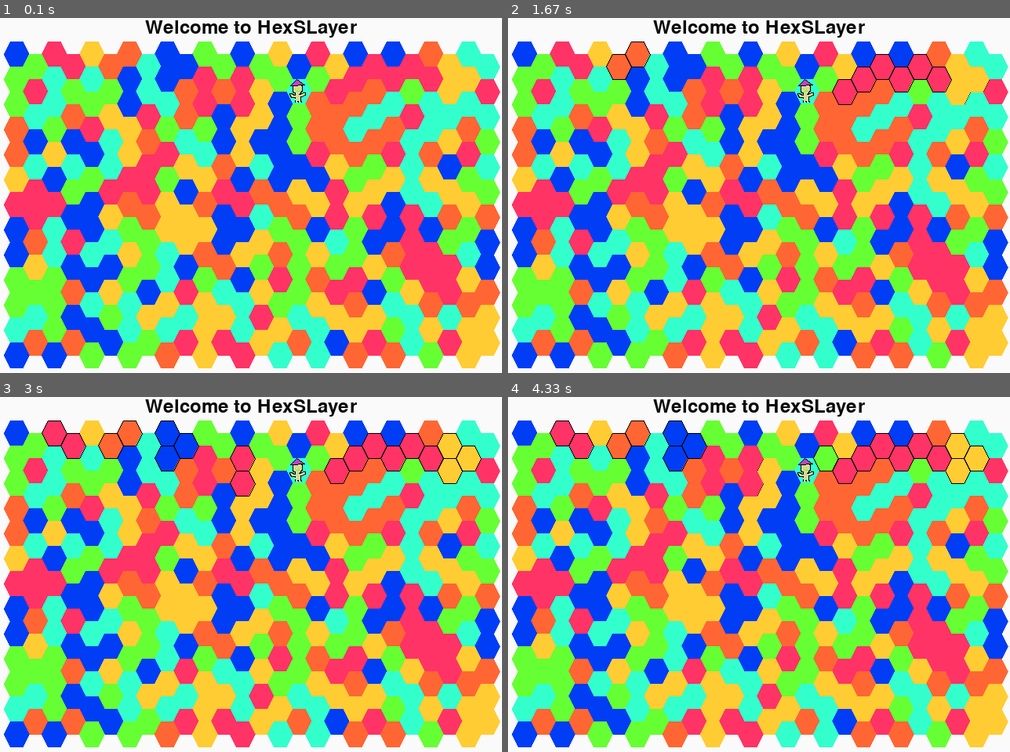
Above: before the commit, frames 1-4 (two rows, left to right).
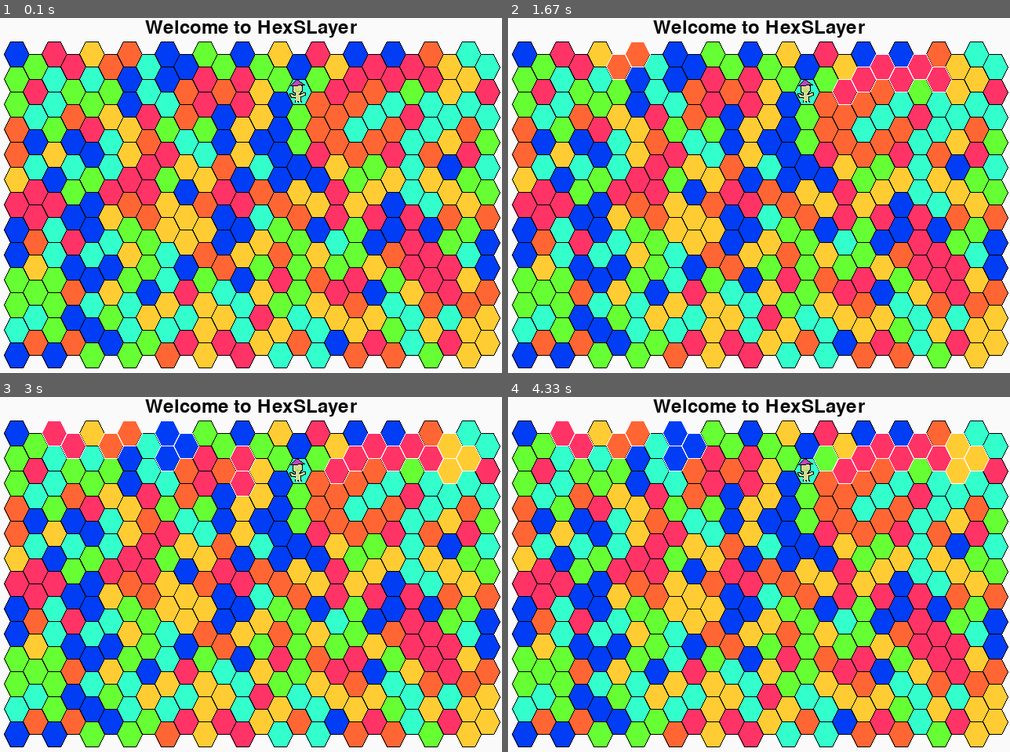
Above: after the commit, the same moments.

Repository: StephenFluin/HexSLayer
Game: pygame game, started from hexslayer.py
The game is run twice, just before and just after one commit, with the same random seed, the same clock (stepped at 60 frames per second) and the same inputs. The source is Python 2; it was converted automatically to run under Python 3.
Inputs (mouse positions are in pixels of both pictures, inside the frame that each line leads up to):
- Up to frame 1 (0.1 s): no input
- Up to frame 2 (1.67 s): press the mouse at (974, 78) at 0.37 s; move the mouse to (879, 167) at 0.47 s; release the mouse at (779, 252) at 0.6 s; press the mouse at (974, 78) at 0.7 s; move the mouse to (834, 128) at 0.8 s; release the mouse at (698, 177) at 0.93 s; press the mouse at (638, 53) at 1.03 s; move the mouse to (633, 174) at 1.13 s; release the mouse at (633, 294) at 1.27 s; press the mouse at (884, 67) at 1.37 s; move the mouse to (889, 120) at 1.47 s; release the mouse at (899, 174) at 1.6 s
- Up to frame 3 (3 s): press the mouse at (55, 432) at 1.7 s; move the mouse to (185, 443) at 1.8 s; release the mouse at (316, 453) at 1.93 s; press the mouse at (240, 457) at 2.03 s; move the mouse to (220, 496) at 2.13 s; release the mouse at (200, 539) at 2.27 s; press the mouse at (466, 457) at 2.37 s; move the mouse to (446, 581) at 2.47 s; release the mouse at (421, 702) at 2.6 s; press the mouse at (185, 446) at 2.7 s; move the mouse to (165, 517) at 2.8 s; release the mouse at (145, 592) at 2.93 s
- Up to frame 4 (4.33 s): press the mouse at (748, 457) at 3.03 s; move the mouse to (794, 478) at 3.13 s; release the mouse at (834, 503) at 3.27 s; press the mouse at (864, 457) at 3.37 s; move the mouse to (834, 581) at 3.47 s; release the mouse at (804, 705) at 3.6 s; press the mouse at (899, 457) at 3.7 s; move the mouse to (738, 549) at 3.8 s; release the mouse at (573, 645) at 3.93 s; press the mouse at (824, 457) at 4.03 s; move the mouse to (814, 468) at 4.13 s; release the mouse at (804, 478) at 4.27 s

The runs differ from the first frame. In frame 1, 6.5% of the frame differs, in the area x 0-100%, y 6-99%; in frame 2, 6.5%; in frame 3, 6.6%; in frame 4, 6.5%.

Commit message:
Fixed drag and drop and tile takeover

Diff:
--- a/hexslayer.py
+++ b/hexslayer.py
@@ -31,8 +31,10 @@
 		self.x,self.y = convertGridPosition(self.gameMap,x,y)
 		self.startTile.pawn = None
 		self.gameMap.getTile((x,y)).pawn = self
+		self.gameMap.getTile((x,y)).draw()
 	def attack(self,x,y):
 		print "Testing if we can attack this tile"
+		print "Returning the pawn to " , self.startTile.xloc,"X",self.startTile.yloc
 		tiles = self.gameMap.getTileSet((self.startTile.xloc,self.startTile.yloc))
 		for tile in tiles:
 			if(tile.isAdjacent((x,y))):
@@ -67,6 +69,7 @@
 
 	def draw(self):
 		rect = pygame.draw.polygon(background,self.color,self.getHex(),0)
+		pygame.draw.polygon(background,pygame.Color("#000000"),self.getHex(),1)
 		#pygame.display.update()
 
 		return rect
@@ -93,7 +96,7 @@
 	def getAdjacent(self,direction):
 		return getAdjacent(self.xloc,self.yloc,direction)
 	def isAdjacent(self,point):
-		print "Checking for adjacency."
+		#print "Checking for adjacency."
 		for dir in range(6):
 			target = self.getAdjacent(dir)
 			if(target == point):
@@ -103,7 +106,7 @@
 
 	def select(self):
 		#print "Selecting tile."
-		pygame.draw.polygon(background,pygame.Color("#000000"),self.getHex(),1)
+		pygame.draw.polygon(background,pygame.Color("#FFFFFF"),self.getHex(),1)
 		self.selected = True
 	def deselect(self):
 		#print "Deselecting tile"
@@ -140,11 +143,12 @@
 			retval = clickedTile.pawn
 
 		selectedSet = self.getTileSet((x,y))
-		for tile in selectedSet:
-			if(tile.selected == 0):
-				tile.select()
-			else:
-				tile.deselect()
+		if not retval:
+			for tile in selectedSet:
+				if(tile.selected == 0):
+					tile.select()
+				else:
+					tile.deselect()
 
 		return retval
 
@@ -154,7 +158,8 @@
 		print "Set the position of the carry to ",x,"X",y
 
 	def getTile(self,point):
-		print "doing a tile lookup with ",point
+		if point[1] < 0 or point[1] >= self.height or point[0] < 0 or point[0] > self.width:
+			return None
 		return self.tiles[point[1]][point[0]]
 
 
@@ -171,7 +176,7 @@
 
 			for i in range(6):
 				considered = self.getTile(searching.getAdjacent(i))
-				if searching.player == considered.player:
+				if considered and searching.player == considered.player:
 					#print "Was same color"
 					if considered not in searched and considered not in toSearch:
 						toSearch.append(considered)
@@ -235,15 +240,16 @@
 										print "I have set the startTile of the carry."
 									break
 				elif event.type == MOUSEBUTTONUP:
-					if mouseCarrying != None:
+					if mouseCarrying:
 						for row in gameMap.tiles:
 							for tile in row:
 								if tile.rect.collidepoint(pygame.mouse.get_pos()):
 									if tile.checkHexCollision(pygame.mouse.get_pos()):
 										if(mouseCarrying.attack(tile.xloc,tile.yloc)):
+											print "Attack of this square was successful, dropping player there."
 											gameMap.hexDropped(mouseCarrying,tile.xloc,tile.yloc)
 										else:
-											mouseCarrying.x,mouseCarrying.y = mouseCarrying.startTile.xloc,mouseCarrying.startTile.yloc
+											mouseCarrying.setPos( mouseCarrying.startTile.xloc,mouseCarrying.startTile.yloc)
 						mouseCarrying = None
 				elif event.type == MOUSEMOTION:
 					if mouseCarrying != None:
